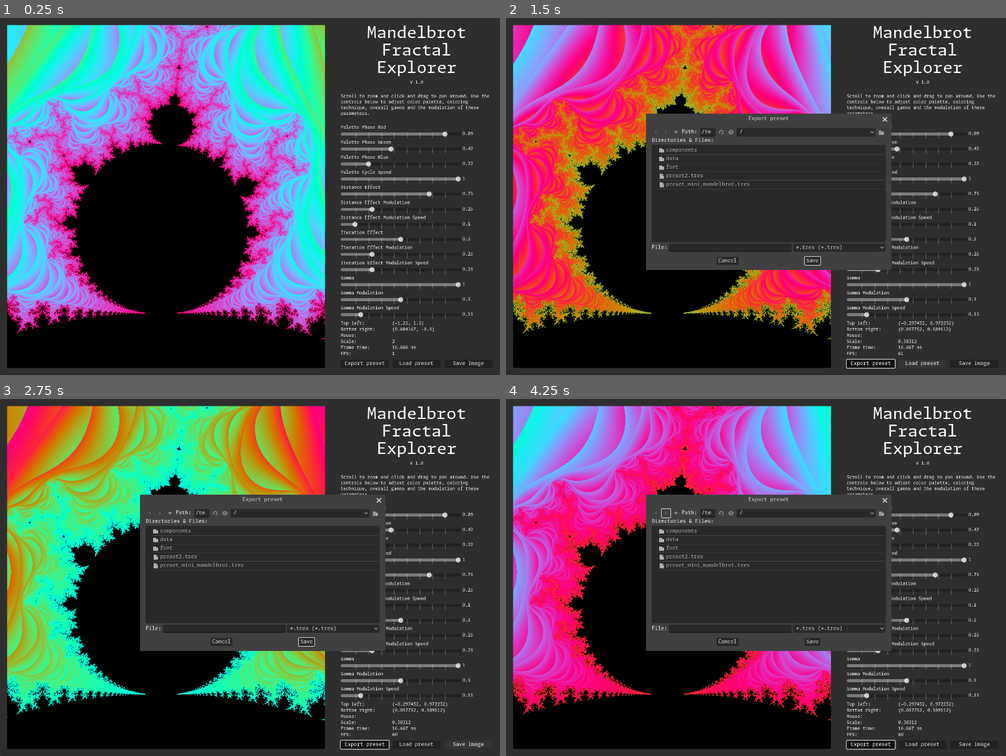
Above: before the commit, frames 1-4 (two rows, left to right).
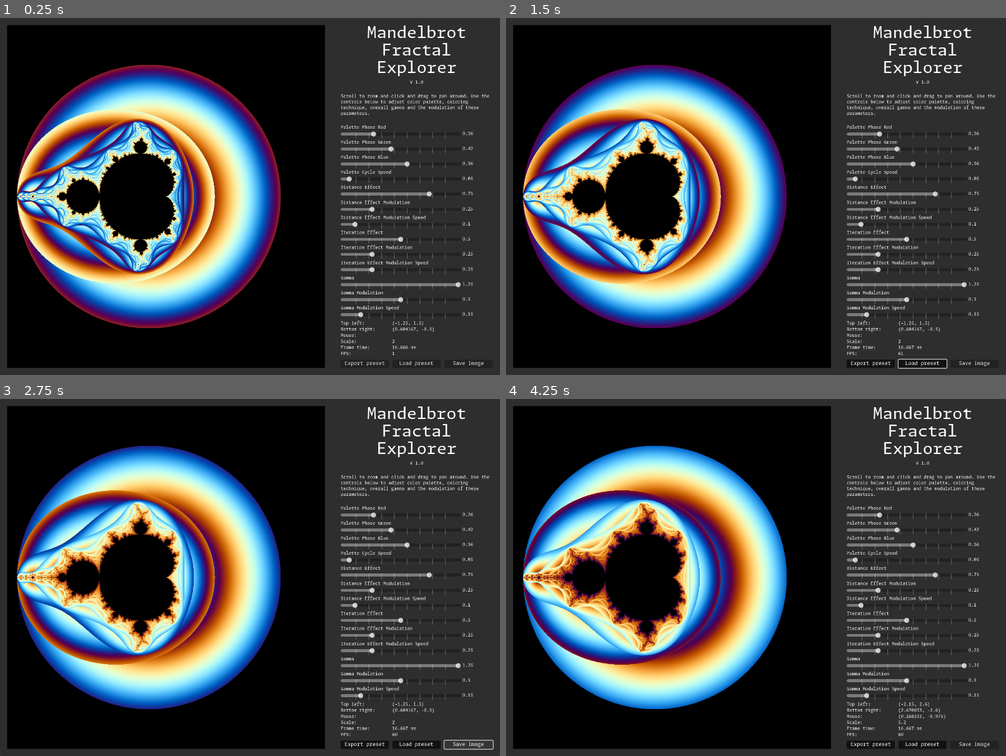
Above: after the commit, the same moments.

Repository: erlingpaulsen/godot-mandelbrot-explorer
Game: Godot game, scene res://components/mandelbrot_explorer.tscn
The game is run twice, just before and just after one commit, with the same random seed, the same clock (stepped at 60 frames per second) and the same inputs. Before the commit the project starts from res://components/explorer.tscn.
Inputs (mouse positions are in pixels of both pictures, inside the frame that each line leads up to):
- Up to frame 1 (0.25 s): no input
- Up to frame 2 (1.5 s): click "Export preset" at 0.5 s; click "Load preset" at 1.25 s
- Up to frame 3 (2.75 s): click "Save Image" at 2 s
- Up to frame 4 (4.25 s): click (666, 513) at 2.77 s; click (666, 513) at 3.52 s

The runs differ from the first frame. In frame 1, 50% of the frame differs, in the area x 1-95%, y 1-91%; in frame 2, 53%, in the area x 1-95%, y 1-99%; in frame 3, 53%; in frame 4, 52%.
Error after the commit: Parse Error: Identifier "path" not declared in the current scope. (res://components/file_dialog.gd:21)

Commit message:
image saving

Diff:
--- a/file_dialog.gd
+++ b/components/file_dialog.gd
@@ -18,16 +18,19 @@
 func _on_export_button_pressed() -> void:
 	file_mode = FileDialog.FILE_MODE_SAVE_FILE
 	filters = filters_tres
+	path = ''
 	show()
 
 
 func _on_load_button_pressed() -> void:
 	file_mode = FileDialog.FILE_MODE_OPEN_FILE
 	filters = filters_tres
+	path = ''
 	show()
 
 
 func _on_image_button_pressed() -> void:
 	file_mode = FileDialog.FILE_MODE_SAVE_FILE
 	filters = filters_png
+	path = ''
 	show()
--- a/components/mandelbrot.gd
+++ b/components/mandelbrot.gd
@@ -18,15 +18,6 @@
 	material.set_shader_parameter("position", preset_data.position)
 	material.set_shader_parameter("offset", preset_data.offset)
 	material.set_shader_parameter("zoom", preset_data.zoom)
-	# for prop in preset_data.get_property_list():
-	# 	if prop.class_name == 'ParameterData':
-	# 		print(prop.name, ' ', preset_data[prop.name].default)
-	# 		material.set_shader_parameter(prop.name, preset_data[prop.name].default)
-	# 		print(prop.name, ' ', preset_data[prop.name].default, ' ', material.get_shader_parameter(prop.name, preset_data[prop.name].default))
-	#canvas.material.set_shader_parameter("position", Vector2(0.9, 1.1))
-	#canvas.material.set_shader_parameter("zoom", -2.25)
-	#canvas.material.set_shader_parameter("position", Vector2(-0.110649, -0.988631))
-	#canvas.material.set_shader_parameter("zoom", 1.97775826765936)
 	SignalBus.parameter_ready.connect(_on_parameter_ready)
 	SignalBus.parameter_changed.connect(_on_parameter_changed)
 	SignalBus.preset_loaded.connect(_on_preset_loaded)
@@ -36,7 +27,7 @@
 # Called every frame. 'delta' is the elapsed time since the previous frame.
 func _process(_delta: float) -> void:
 	_broadcast_scale_and_position()
-	update_size(get_parent_control().size - DynamicUI.get_total_margin())
+	update_size(get_parent().get_parent().size)# - DynamicUI.get_total_margin())
 
 func _input(event):
 	current_zoom = material.get_shader_parameter("zoom")
@@ -118,6 +109,10 @@
 	elif file_dialog == FILE_DIALOG_LOAD_PRESET:
 		var loaded_preset = ResourceLoader.load(path)
 		SignalBus.preset_loaded.emit(loaded_preset)
+	elif file_dialog == FILE_DIALOG_SAVE_IMAGE:
+		var err = get_viewport().get_texture().get_image().save_png(path)
+		if err != OK:
+			printerr('Could not save file, error code ', err)
 	file_dialog = FILE_DIALOG_NONE
 
 
--- a/components/explorer.tscn
+++ b/components/mandelbrot_explorer.tscn
@@ -4,7 +4,7 @@
 [ext_resource type="FontFile" uid="uid://dgfsivmvqujnp" path="res://font/MonaspaceArgon-Regular.otf" id="2_4im2l"]
 [ext_resource type="PackedScene" uid="uid://ilni8p6uokth" path="res://components/mandelbrot.tscn" id="2_g5u35"]
 [ext_resource type="PackedScene" uid="uid://1jdc1a14n4ep" path="res://components/parameter_control.tscn" id="2_gnk0g"]
-[ext_resource type="Resource" uid="uid://b4lr3fb3750db" path="res://preset2.tres" id="3_yp81q"]
+[ext_resource type="Resource" uid="uid://bk8noa7kya87l" path="res://data/preset_default.tres" id="3_omen1"]
 [ext_resource type="Resource" uid="uid://38ec7d3tecka" path="res://data/parameter_palette_phase_r.tres" id="5_2c763"]
 [ext_resource type="Resource" uid="uid://csnvwfrwafdlq" path="res://data/parameter_palette_phase_g.tres" id="6_flmtm"]
 [ext_resource type="Resource" uid="uid://cenmc53ju28yr" path="res://data/parameter_palette_cycle_speed.tres" id="6_nefp1"]
@@ -19,13 +19,13 @@
 [ext_resource type="Resource" uid="uid://cwc2i3ll8smw0" path="res://data/parameter_gamma_mod.tres" id="14_3vn6g"]
 [ext_resource type="Resource" uid="uid://dmhud3bh124rt" path="res://data/parameter_gamma_mod_speed.tres" id="15_x52mc"]
 [ext_resource type="PackedScene" uid="uid://cpd36bkurprlo" path="res://components/runtime_container.tscn" id="18_64q5g"]
-[ext_resource type="Script" path="res://file_dialog.gd" id="19_lqy7i"]
+[ext_resource type="Script" path="res://components/file_dialog.gd" id="19_lqy7i"]
 
 [sub_resource type="Theme" id="Theme_q6kqy"]
 default_font = ExtResource("2_4im2l")
 default_font_size = 14
 
-[node name="Explorer" type="Control"]
+[node name="MandelbrotExplorer" type="Control"]
 layout_mode = 3
 anchors_preset = 15
 anchor_right = 1.0
@@ -61,9 +61,20 @@
 theme_override_constants/margin_right = 20
 theme_override_constants/margin_bottom = 20
 
-[node name="Mandelbrot" parent="HBoxContainer/MarginContainer" instance=ExtResource("2_g5u35")]
-layout_mode = 2
-preset_data = ExtResource("3_yp81q")
+[node name="SubViewportContainer" type="SubViewportContainer" parent="HBoxContainer/MarginContainer"]
+layout_mode = 2
+stretch = true
+
+[node name="SubViewport" type="SubViewport" parent="HBoxContainer/MarginContainer/SubViewportContainer"]
+disable_3d = true
+handle_input_locally = false
+size = Vector2i(890, 960)
+render_target_update_mode = 4
+
+[node name="Mandelbrot" parent="HBoxContainer/MarginContainer/SubViewportContainer/SubViewport" instance=ExtResource("2_g5u35")]
+offset_right = 890.0
+offset_bottom = 960.0
+preset_data = ExtResource("3_omen1")
 
 [node name="MarginContainer2" type="MarginContainer" parent="HBoxContainer"]
 layout_mode = 2
@@ -191,9 +202,10 @@
 filters = PackedStringArray("*.tres")
 script = ExtResource("19_lqy7i")
 
-[connection signal="pressed" from="HBoxContainer/MarginContainer2/VSplitContainer/HBoxContainer/ExportButton" to="HBoxContainer/MarginContainer/Mandelbrot" method="_on_export_button_pressed"]
+[connection signal="pressed" from="HBoxContainer/MarginContainer2/VSplitContainer/HBoxContainer/ExportButton" to="HBoxContainer/MarginContainer/SubViewportContainer/SubViewport/Mandelbrot" method="_on_export_button_pressed"]
 [connection signal="pressed" from="HBoxContainer/MarginContainer2/VSplitContainer/HBoxContainer/ExportButton" to="HBoxContainer/MarginContainer2/VSplitContainer/HBoxContainer/FileDialog" method="_on_export_button_pressed"]
-[connection signal="pressed" from="HBoxContainer/MarginContainer2/VSplitContainer/HBoxContainer/LoadButton" to="HBoxContainer/MarginContainer/Mandelbrot" method="_on_load_button_pressed"]
+[connection signal="pressed" from="HBoxContainer/MarginContainer2/VSplitContainer/HBoxContainer/LoadButton" to="HBoxContainer/MarginContainer/SubViewportContainer/SubViewport/Mandelbrot" method="_on_load_button_pressed"]
 [connection signal="pressed" from="HBoxContainer/MarginContainer2/VSplitContainer/HBoxContainer/LoadButton" to="HBoxContainer/MarginContainer2/VSplitContainer/HBoxContainer/FileDialog" method="_on_load_button_pressed"]
+[connection signal="pressed" from="HBoxContainer/MarginContainer2/VSplitContainer/HBoxContainer/ImageButton" to="HBoxContainer/MarginContainer/SubViewportContainer/SubViewport/Mandelbrot" method="_on_image_button_pressed"]
 [connection signal="pressed" from="HBoxContainer/MarginContainer2/VSplitContainer/HBoxContainer/ImageButton" to="HBoxContainer/MarginContainer2/VSplitContainer/HBoxContainer/FileDialog" method="_on_image_button_pressed"]
-[connection signal="file_selected" from="HBoxContainer/MarginContainer2/VSplitContainer/HBoxContainer/FileDialog" to="HBoxContainer/MarginContainer/Mandelbrot" method="_on_file_dialog_file_selected"]
+[connection signal="file_selected" from="HBoxContainer/MarginContainer2/VSplitContainer/HBoxContainer/FileDialog" to="HBoxContainer/MarginContainer/SubViewportContainer/SubViewport/Mandelbrot" method="_on_file_dialog_file_selected"]
--- a/preset2.tres
+++ /dev/null
@@ -1,140 +0,0 @@
-[gd_resource type="Resource" script_class="PresetData" load_steps=16 format=3 uid="uid://b4lr3fb3750db"]
-
-[ext_resource type="Script" path="res://components/parameter_data.gd" id="1_uc57s"]
-[ext_resource type="Script" path="res://components/preset_data.gd" id="2_484fh"]
-
-[sub_resource type="Resource" id="Resource_anwq6"]
-resource_local_to_scene = true
-script = ExtResource("1_uc57s")
-name = "Distance Effect"
-key = "distance_effect"
-value_range = Vector2(0, 1)
-step = 0.01
-default = 0.75
-
-[sub_resource type="Resource" id="Resource_mn2ki"]
-resource_local_to_scene = true
-script = ExtResource("1_uc57s")
-name = "Distance Effect Modulation"
-key = "distance_effect_mod"
-value_range = Vector2(0, 1)
-step = 0.01
-default = 0.25
-
-[sub_resource type="Resource" id="Resource_shc4e"]
-resource_local_to_scene = true
-script = ExtResource("1_uc57s")
-name = "Distance Effect Modulation Speed"
-key = "distance_effect_mod_speed"
-value_range = Vector2(0, 1)
-step = 0.01
-default = 0.1
-
-[sub_resource type="Resource" id="Resource_eno60"]
-resource_local_to_scene = true
-script = ExtResource("1_uc57s")
-name = "Gamma"
-key = "gamma"
-value_range = Vector2(0, 1)
-step = 0.01
-default = 1.0
-
-[sub_resource type="Resource" id="Resource_qs6p6"]
-resource_local_to_scene = true
-script = ExtResource("1_uc57s")
-name = "Gamma Modulation"
-key = "gamma_mod"
-value_range = Vector2(0, 1)
-step = 0.01
-default = 0.5
-
-[sub_resource type="Resource" id="Resource_j0ke2"]
-resource_local_to_scene = true
-script = ExtResource("1_uc57s")
-name = "Gamma Modulation Speed"
-key = "gamma_mod_speed"
-value_range = Vector2(0, 1)
-step = 0.01
-default = 0.15
-
-[sub_resource type="Resource" id="Resource_hi8x2"]
-resource_local_to_scene = true
-script = ExtResource("1_uc57s")
-name = "Iteration Effect"
-key = "iteration_effect"
-value_range = Vector2(0, 1)
-step = 0.01
-default = 0.5
-
-[sub_resource type="Resource" id="Resource_t2kbe"]
-resource_local_to_scene = true
-script = ExtResource("1_uc57s")
-name = "Iteration Effect Modulation"
-key = "iteration_effect_mod"
-value_range = Vector2(0, 1)
-step = 0.01
-default = 0.25
-
-[sub_resource type="Resource" id="Resource_a1q8m"]
-resource_local_to_scene = true
-script = ExtResource("1_uc57s")
-name = "Iteration Effect Modulation Speed"
-key = "iteration_effect_mod_speed"
-value_range = Vector2(0, 1)
-step = 0.01
-default = 0.25
-
-[sub_resource type="Resource" id="Resource_bd7rx"]
-resource_local_to_scene = true
-script = ExtResource("1_uc57s")
-name = "Palette Cycle Speed"
-key = "palette_cycle_speed"
-value_range = Vector2(0, 1)
-step = 0.01
-default = 1.0
-
-[sub_resource type="Resource" id="Resource_27xt3"]
-resource_local_to_scene = true
-script = ExtResource("1_uc57s")
-name = "Palette Phase Blue"
-key = "palette_phase_b"
-value_range = Vector2(0, 1)
-step = 0.001
-default = 0.221
-
-[sub_resource type="Resource" id="Resource_6idi0"]
-resource_local_to_scene = true
-script = ExtResource("1_uc57s")
-name = "Palette Phase Green"
-key = "palette_phase_g"
-value_range = Vector2(0, 1)
-step = 0.001
-default = 0.416
-
-[sub_resource type="Resource" id="Resource_nwp7f"]
-resource_local_to_scene = true
-script = ExtResource("1_uc57s")
-name = "Palette Phase Red"
-key = "palette_phase_r"
-value_range = Vector2(0, 1)
-step = 0.001
-default = 0.885
-
-[resource]
-script = ExtResource("2_484fh")
-position = Vector2(-0.952568, -0.527768)
-offset = Vector2(1.25, 1.5)
-zoom = 1.61688
-palette_phase_r = SubResource("Resource_nwp7f")
-palette_phase_g = SubResource("Resource_6idi0")
-palette_phase_b = SubResource("Resource_27xt3")
-palette_cycle_speed = SubResource("Resource_bd7rx")
-distance_effect = SubResource("Resource_anwq6")
-distance_effect_mod = SubResource("Resource_mn2ki")
-distance_effect_mod_speed = SubResource("Resource_shc4e")
-iteration_effect = SubResource("Resource_hi8x2")
-iteration_effect_mod = SubResource("Resource_t2kbe")
-iteration_effect_mod_speed = SubResource("Resource_a1q8m")
-gamma = SubResource("Resource_eno60")
-gamma_mod = SubResource("Resource_qs6p6")
-gamma_mod_speed = SubResource("Resource_j0ke2")
--- a/project.godot
+++ b/project.godot
@@ -11,7 +11,7 @@
 [application]
 
 config/name="godot-mandelbrot-explorer"
-run/main_scene="res://components/explorer.tscn"
+run/main_scene="res://components/mandelbrot_explorer.tscn"
 config/features=PackedStringArray("4.3", "Forward Plus")
 config/icon="res://icon.svg"
 
Renamed: preset_mini_mandelbrot.tres -> data/preset_mini_mandelbrot.tres
